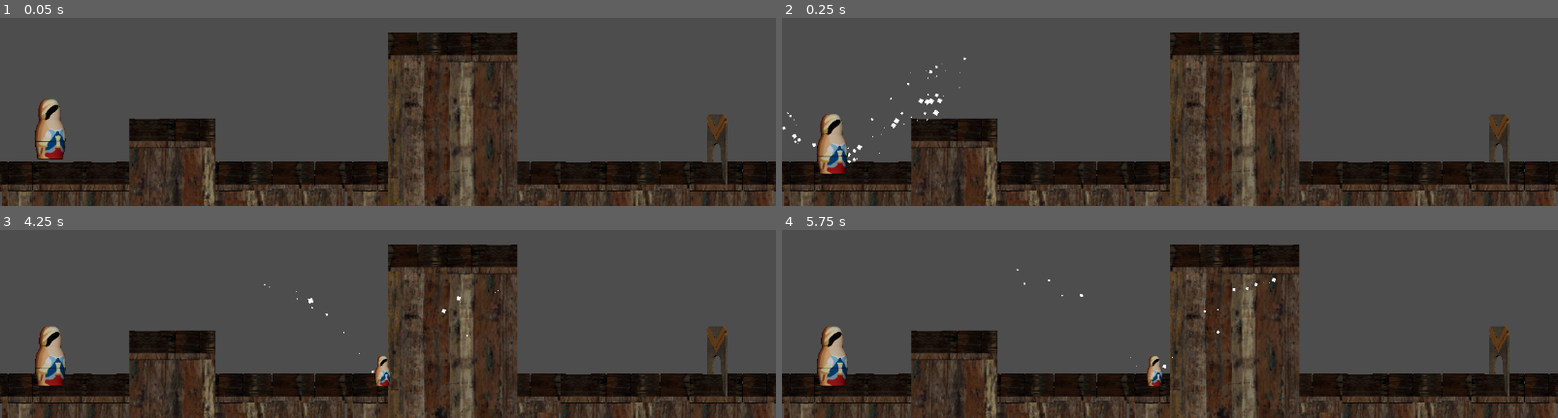
Above: before the commit, frames 1-4 (two rows, left to right).
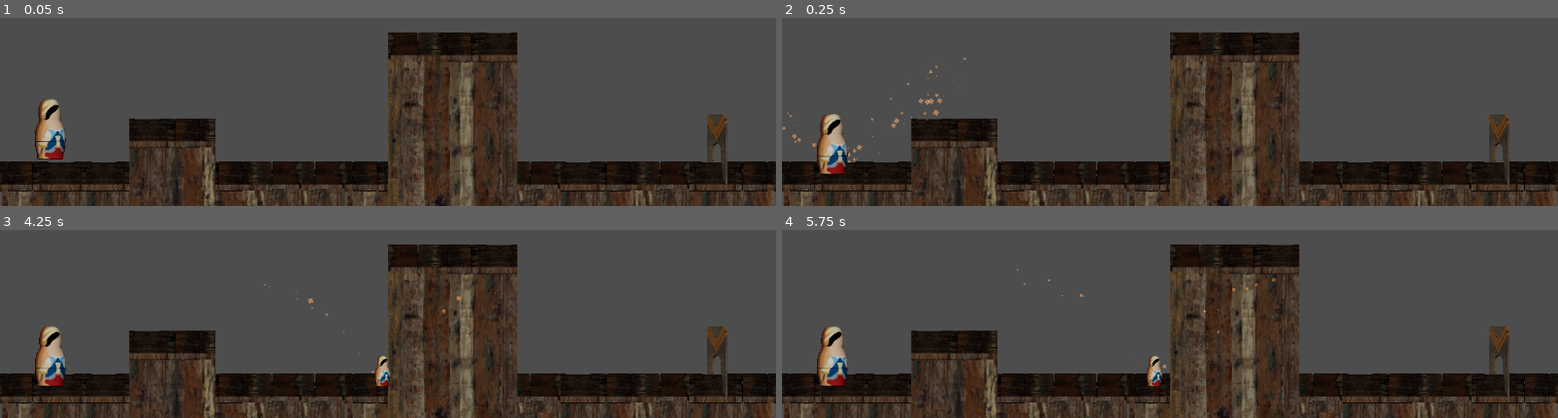
Above: after the commit, the same moments.

Repository: SethHDavis99/GMTK2024
Game: Godot game, scene res://levels/Level1.tscn
Same seed, same stepped clock (60 frames per second), same inputs: the game is played once before the commit and once after it.
Inputs (mouse positions are in pixels of both pictures, inside the frame that each line leads up to):
- Up to frame 1 (0.05 s): no input
- Up to frame 2 (0.25 s): no input
- Up to frame 3 (4.25 s): move the mouse to (54, 355) at 0.52 s; hold Space (pop) 0.53-1.28 s; hold D (move_right) 0.53-2.03 s; tap W (jump) at 0.77, 1.52, 3.02, 3.77 s; move the mouse to (194, 308) at 1.27 s; click (194, 308) at 1.35 s; tap Space (pop) at 1.55, 2.85, 3.8 s; move the mouse to (outside the picture) at 2.02 s; hold A (move_left) 2.03-2.78 s; hold Space (pop) 2.03-2.78 s; move the mouse to (349, 286) at 2.77 s; hold D (move_right) from 2.78 s (still down); move the mouse to (620, 265) at 3.52 s; press the mouse at (620, 265) at 3.53 s
- Up to frame 4 (5.75 s): move the mouse to (outside the picture) at 4.27 s; release D (move_right) at 4.28 s; release the mouse at (outside the picture) at 4.28 s; hold A (move_left) 4.28-5.03 s; tap Space (pop) at 4.35 s; tap W (jump) at 4.52 s; tap Enter at 5 s; move the mouse to (outside the picture) at 5.02 s; hold D (move_right) from 5.03 s (still down); hold Space (pop) from 5.03 s (still down)

Frame 1 is identical in both runs. In frame 2, 0.3% of the frame differs, in the area x 0-24%, y 20-78%; in frame 3, less than 0.1%; in frame 4, less than 0.1%.

Commit message:
Updated VFX

Diff:
--- a/objects/player.tscn
+++ b/objects/player.tscn
@@ -56,6 +56,7 @@
 scale_max = 4.54
 scale_curve = SubResource("CurveTexture_clabh")
 scale_over_velocity_curve = SubResource("CurveTexture_vv2j2")
+color = Color(0.263612, 0.154158, 0.0670519, 1)
 anim_speed_curve = SubResource("CurveTexture_5bfog")
 
 [sub_resource type="CanvasItemMaterial" id="CanvasItemMaterial_hwo6w"]
@@ -118,6 +119,7 @@
 scale_max = 10.74
 scale_curve = SubResource("CurveTexture_3jkae")
 scale_over_velocity_max = 53.8
+color = Color(0.375993, 0.203706, 0.0563801, 1)
 anim_speed_max = 3.33
 turbulence_noise_strength = 9.16
 turbulence_noise_scale = 3.47
